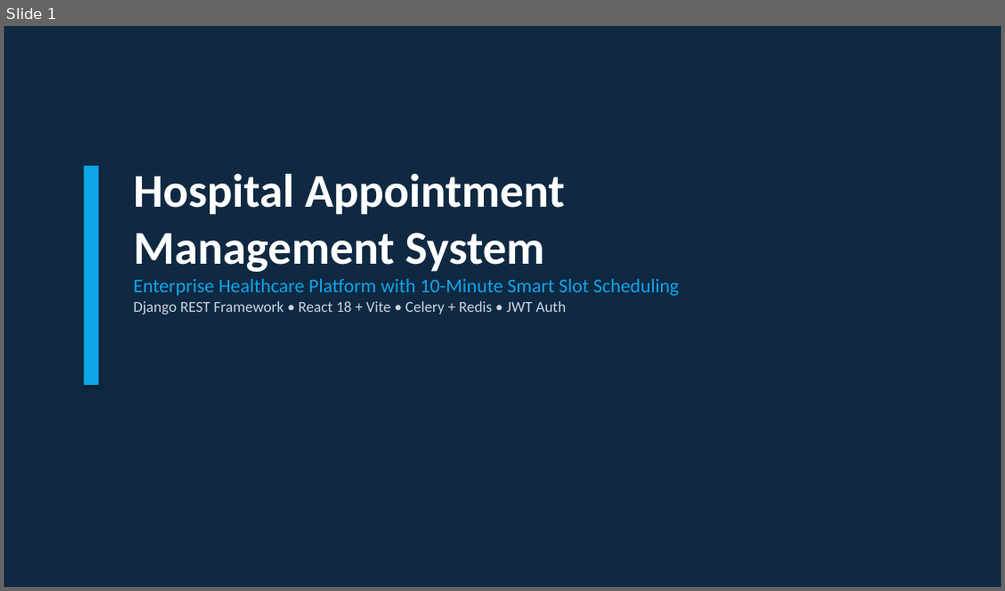
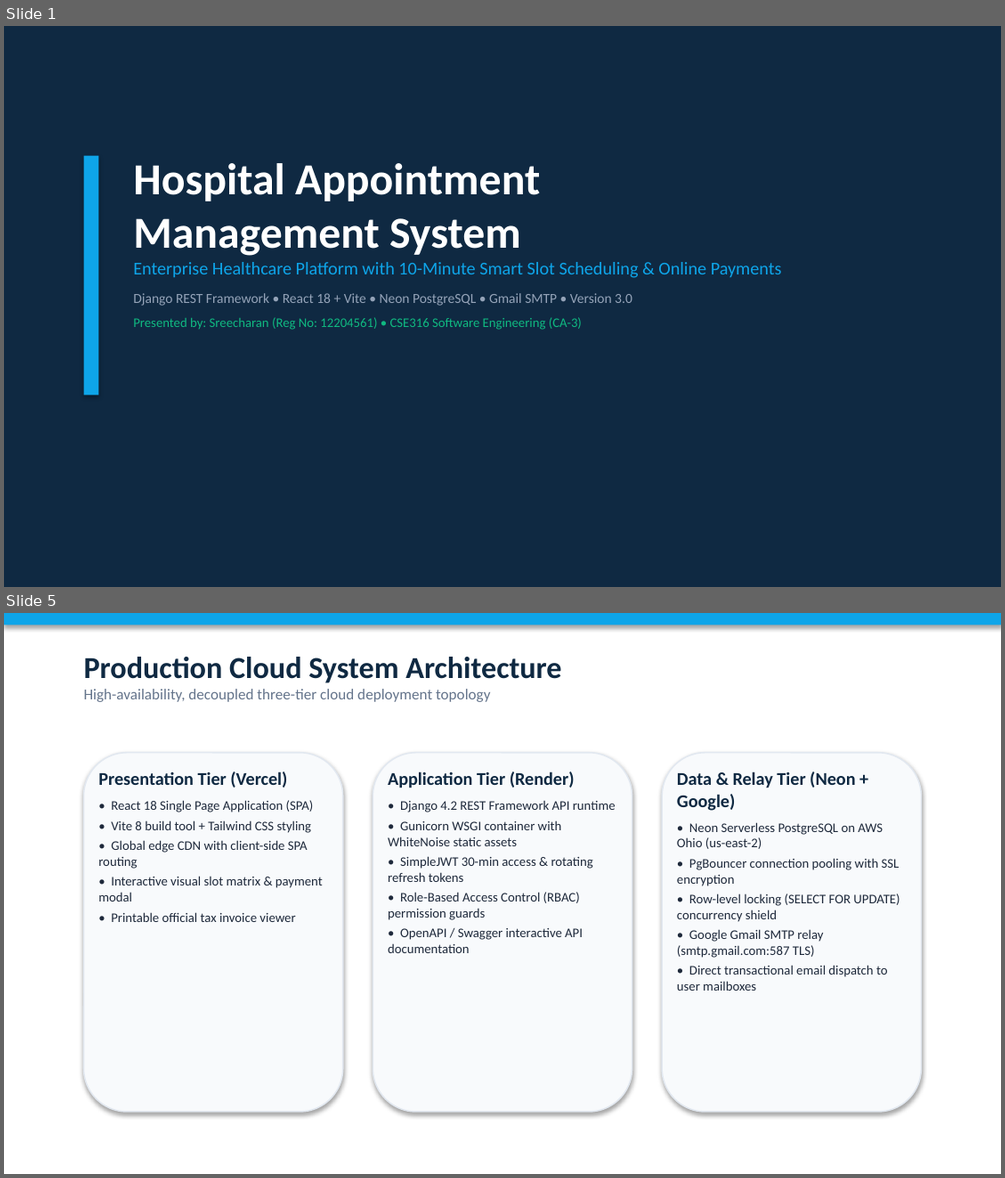
Before and after one commit to Sreecharan01/Hospital-Management-System, a slide deck: hospital_management_system.pptx. Shown one above the other, each under a label of ours: slide 1 before the commit, slides 1 and 5 after it; the slides between them are not shown. The pictures are 1005x591 and 1005x1178 pixels, drawn with LibreOffice and Linux fonts; fonts in the diff are those of the drawing. Boxes give left, top, right and bottom in pixels: in the first picture for what was removed or moved away, otherwise in the second. Text is boxed around its words. In the diff, an @@ line names an element or a change of style, - is before the commit and + after.

Commit message:
feat(presentation): update 16-slide PPTX with INR payments, 50% refund, live Gmail SMTP, and cloud deployment

```diff
--- a/hospital_management_system.pptx
+++ b/hospital_management_system.pptx
@@ slide 5 added at (4, 613, 1001, 1174), background #FFFFFF @@
@@ rectangle added at (4, 613, 1001, 625), fill #0EA5E9 @@
@@ text added at (84, 657, 561, 702), 11 pt, text #64748B @@
+Production Cloud System Architecture
+High-availability, decoupled three-tier cloud deployment topology
@@ rounded rectangle added at (84, 753, 343, 1111), fill #F8FAFC, outline #E2E8F0 1 pt @@
@@ text added at (98, 771, 323, 922), 9.5 pt, text #1E293B @@
+Presentation Tier (Vercel)
+• React 18 Single Page Application (SPA)
+• Vite 8 build tool + Tailwind CSS styling
+• Global edge CDN with client-side SPA routing
+• Interactive visual slot matrix & payment modal
+• Printable official tax invoice viewer
@@ rounded rectangle added at (372, 753, 632, 1111), fill #F8FAFC, outline #E2E8F0 1 pt @@
@@ text added at (388, 771, 615, 953), 9.5 pt, text #1E293B @@
+Application Tier (Render)
+• Django 4.2 REST Framework API runtime
+• Gunicorn WSGI container with WhiteNoise static assets
+• SimpleJWT 30-min access & rotating refresh tokens
+• Role-Based Access Control (RBAC) permission guards
+• OpenAPI / Swagger interactive API documentation
@@ rounded rectangle added at (662, 753, 921, 1111), fill #F8FAFC, outline #E2E8F0 1 pt @@
@@ text added at (677, 771, 899, 990), 9.5 pt, text #1E293B @@
+Data & Relay Tier (Neon + Google)
+• Neon Serverless PostgreSQL on AWS Ohio (us-east-2)
+• PgBouncer connection pooling with SSL encryption
+• Row-level locking (SELECT FOR UPDATE) concurrency shield
+• Google Gmail SMTP relay (smtp.gmail.com:587 TLS)
+• Direct transactional email dispatch to user mailboxes
@@ slide 1 changed as well @@
@@ rectangle: place and size @@
-rectangle at (84, 166, 98, 385)
+rectangle at (84, 156, 98, 394)
@@ text "Hospital Appointment Management System": place and size @@
-text "Hospital Appointment Management System" at (133, 174, 679, 314)
+text "Hospital Appointment Management System" at (133, 163, 782, 329)
@@ text at (133, 163, 540, 256): size 34 to 32 pt in "Hospital Appointment Management System" @@
@@ text at (133, 262, 782, 329): text changed; size 14 to 13 pt @@
-Enterprise Healthcare Platform with 10-Minute Smart Slot Scheduling
-Django REST Framework • React 18 + Vite • Celery + Redis • JWT Auth
+Enterprise Healthcare Platform with 10-Minute Smart Slot Scheduling & Online Payments
+Django REST Framework • React 18 + Vite • Neon PostgreSQL • Gmail SMTP • Version 3.0
+Presented by: Sreecharan (Reg No: 12204561) • CSE316 Software Engineering (CA-3)
```
Also in this commit, not shown: 14 other slides added, 13 slides removed, 1 other file.
